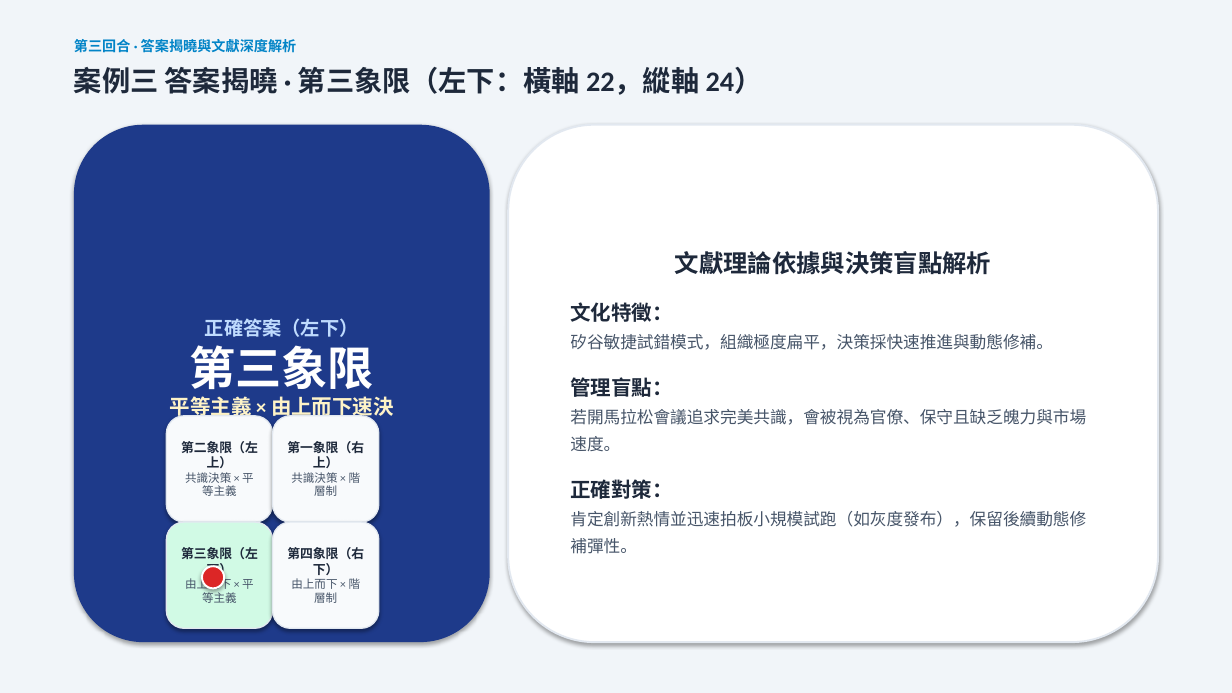
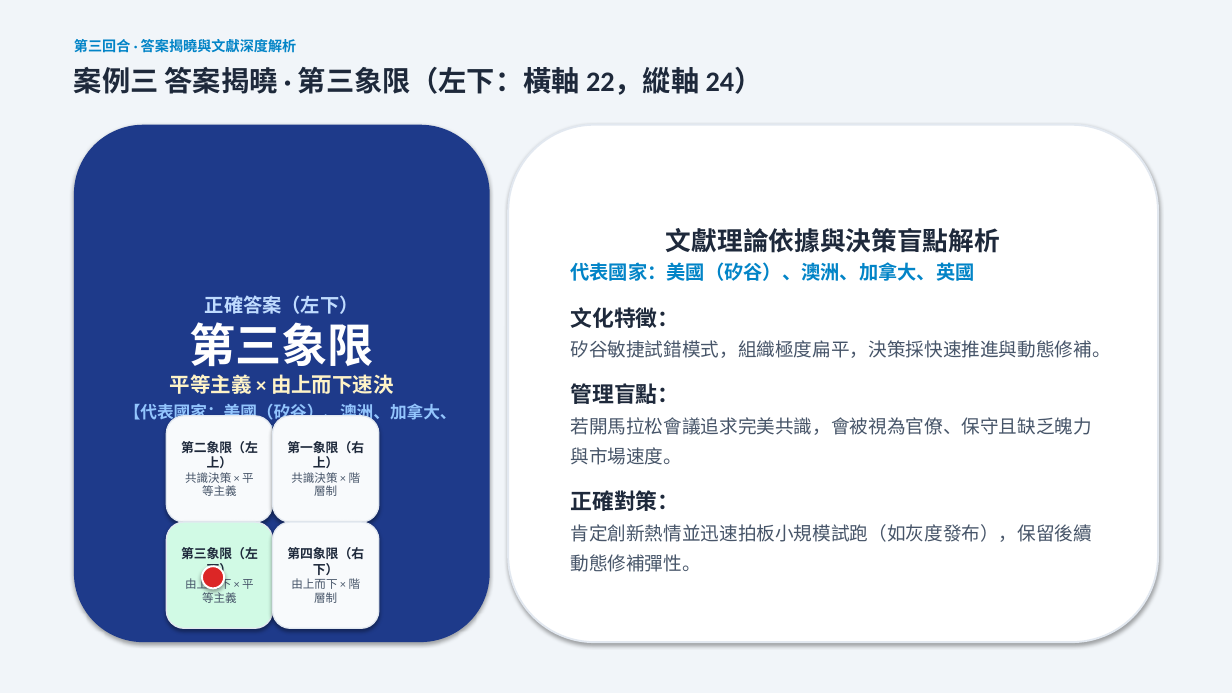
Before and after one commit to routerdd1818-tech/OB, a slide deck: slide 10 of 誰是文化王_備案簡報_Who_Is_Culture_King.pptx. Drawn at 1232x693 pixels with LibreOffice and Linux fonts; fonts in the diff are those of the drawing. Boxes give left, top, right and bottom in pixels: in the first picture for what was removed or moved away, otherwise in the second. Text is boxed around its words. In the diff, an @@ line names an element or a change of style, - is before the commit and + after.

```diff
--- a/誰是文化王_備案簡報_Who_Is_Culture_King.pptx
+++ b/誰是文化王_備案簡報_Who_Is_Culture_King.pptx
@@ text in rounded rectangle at (570,228,1110,572): size 19 to 20 pt in "文獻理論依據與決策盲點解析"; size 16 to 17 pt in "文化特徵：", "管理盲點：", "正確對策："; size 13 to 14.5 pt in "矽谷敏捷試錯模式，組織極度扁平，決策採快速推進與動態修補。", "若開馬拉松會議追求完美共識，會被視為官僚、保守且缺乏魄力與市場速度。", "肯定創新熱情並迅速拍板小規模試跑（如灰度發布），保留後續動態修補彈性。"; less space between paragraphs @@
@@ text in rounded rectangle at (570,262,974,281): paragraph added @@
+代表國家：美國（矽谷）、澳洲、加拿大、英國
@@ text in rounded rectangle at (124,404,457,443): paragraph added @@
+【代表國家：美國（矽谷）、澳洲、加拿大、英國】
```
Also in this commit, not shown: 3 other slides changed, 5 other files.
